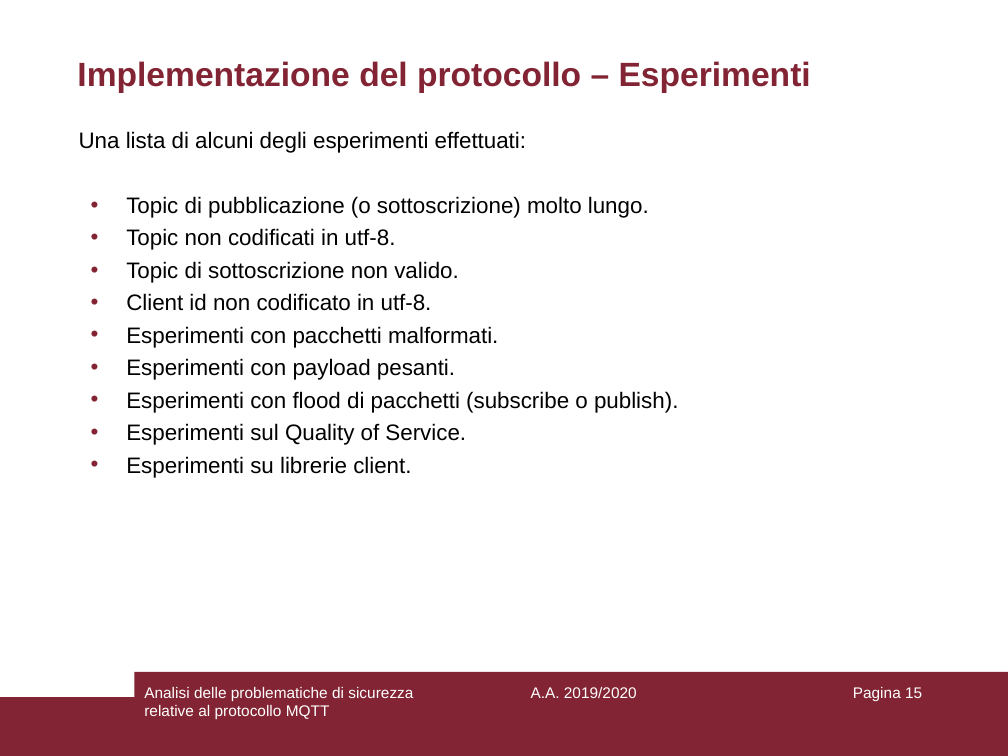
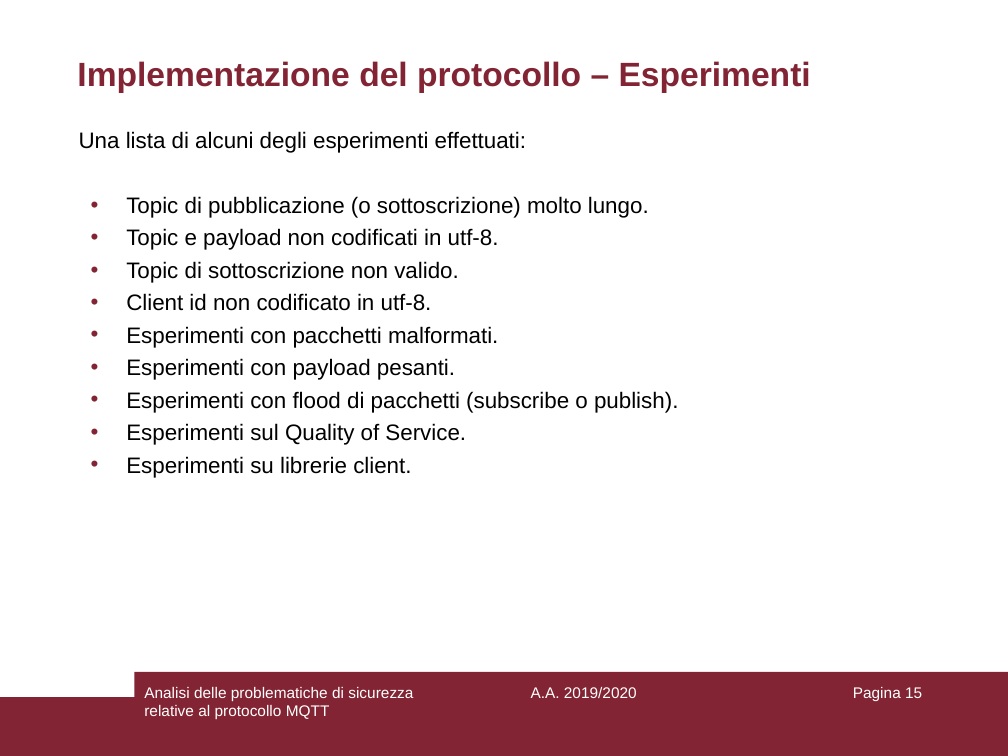
Before and after one commit to aedoardo/bachelor-degree-thesis, a slide deck: slide 15 of slides/Presentazione.ppt. Drawn at 1008x756 pixels with LibreOffice and Linux fonts; fonts in the diff are those of the drawing. Boxes give left, top, right and bottom in pixels: in the first picture for what was removed or moved away, otherwise in the second. Text is boxed around its words. In the diff, an @@ line names an element or a change of style, - is before the commit and + after.

```diff
--- a/slides/Presentazione.ppt
+++ b/slides/Presentazione.ppt
@@ text at [126, 228, 499, 250]: text changed @@
-• Topic non codificati in utf-8.
+• Topic e payload non codificati in utf-8.
```
Also in this commit, not shown: 6 other slides changed, 1 other file.
